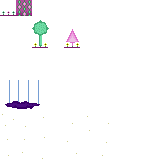
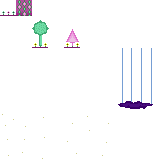
Layered file, before and after one edit (160 x 160). Changes by layer:
painted on "tilesheet.png" over [5, 48, 153, 109]
